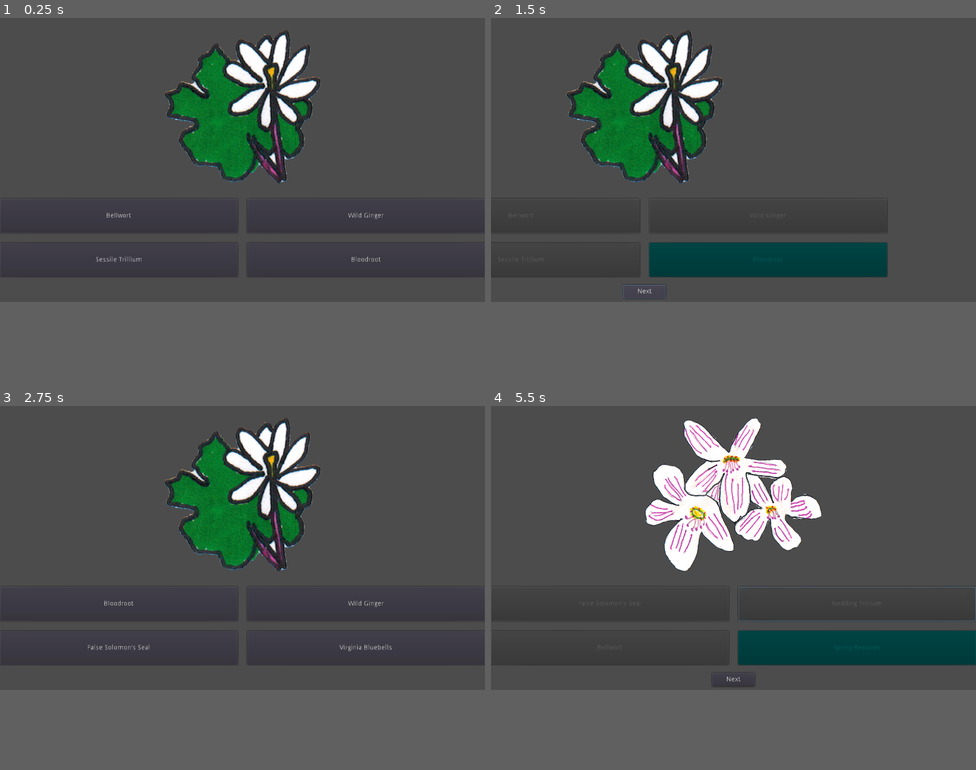
Above: before the commit, frames 1-4 (two rows, left to right).
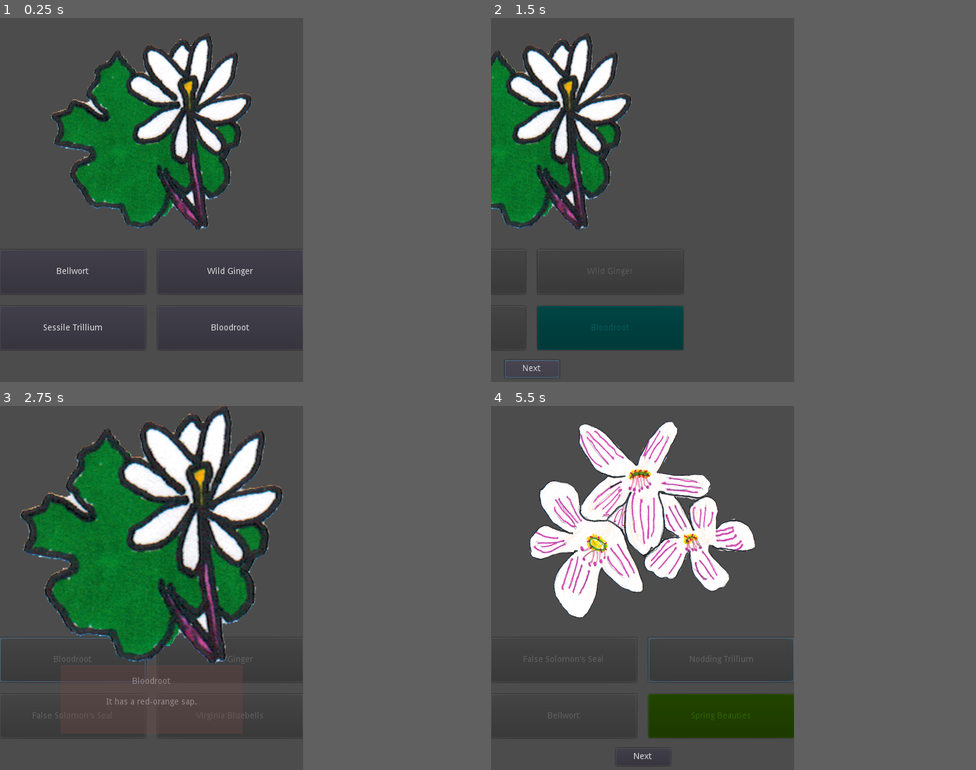
Above: after the commit, the same moments.

Repository: the-g-force/2021-April
Game: Godot game, scene res://src/GameFrame.tscn
Two runs of this game, one before a commit and one after it. Both use one fixed random seed, a clock stepped at 60 frames per second and the inputs below. This scene is started directly instead of the project's main scene.
Inputs (mouse positions are in pixels of both pictures, inside the frame that each line leads up to):
- Up to frame 1 (0.25 s): no input
- Up to frame 2 (1.5 s): click "Bellwort" at 0.5 s; click "Next" at 1.25 s
- Up to frame 3 (2.75 s): click (116, 602) at 2 s, where only the run after the commit has a clickable "Bloodroot"
- Up to frame 4 (5.5 s): click (854, 602) at 2.75 s, where only the run before the commit has a clickable "Wild Ginger"; click "Next" at 3.5 s; click (607, 602) at 4.25 s, where only the run after the commit has a clickable "False Solomon's Seal"; click (854, 602) at 5 s, where only the run before the commit has a clickable "Nodding Trillium"
In our replay, the window is 800x468 before the commit and 500x600 after it. These sizes can differ from the game's own. Grey fills any space a smaller window leaves; there, only what the larger window draws over its background counts as a difference.

The runs differ from the first frame. In frame 1, 19% of the frame differs, in the area x 0-80%, y 3-86%; in frame 2, 26%; in frame 3, 27%, in the area x 0-81%, y 0-86%; in frame 4, 25%.

Commit message:
Reduce screen width to 500

Diff:
--- a/project/project.godot
+++ b/project/project.godot
@@ -10,7 +10,6 @@
 
 _global_script_classes=[  ]
 _global_script_class_icons={
-
 }
 
 [application]
@@ -25,6 +24,7 @@
 
 [display]
 
+window/size/width=500
 window/stretch/mode="2d"
 window/stretch/aspect="keep"
 
--- a/project/src/GameFrame.tscn
+++ b/project/src/GameFrame.tscn
@@ -5,6 +5,7 @@
 
 [sub_resource type="Animation" id=1]
 resource_name = "FlyOut"
+length = 0.5
 tracks/0/type = "value"
 tracks/0/path = NodePath("CanvasLayer:offset")
 tracks/0/interp = 1
@@ -12,10 +13,10 @@
 tracks/0/imported = false
 tracks/0/enabled = true
 tracks/0/keys = {
-"times": PoolRealArray( 0, 1 ),
+"times": PoolRealArray( 0, 0.5 ),
 "transitions": PoolRealArray( 1, 1 ),
 "update": 0,
-"values": [ Vector2( 0, 0 ), Vector2( -1024, 0 ) ]
+"values": [ Vector2( 0, 0 ), Vector2( -500, 0 ) ]
 }
 
 [node name="GameFrame" type="Control"]
--- a/project/src/GuessingGame.tscn
+++ b/project/src/GuessingGame.tscn
@@ -53,7 +53,7 @@
 "times": PoolRealArray( 0, 0.5 ),
 "transitions": PoolRealArray( 1, 1 ),
 "update": 0,
-"values": [ Vector2( 1024, 325 ), Vector2( 1024, 426 ) ]
+"values": [ Vector2( 500, 325 ), Vector2( 500, 426 ) ]
 }
 tracks/4/type = "value"
 tracks/4/path = NodePath("FlowerImage:rect_position")
@@ -89,23 +89,23 @@
 }
 
 [node name="GuessButton1" parent="ButtonGrid" instance=ExtResource( 4 )]
-margin_right = 502.0
+margin_right = 240.0
 margin_bottom = 72.0
 
 [node name="GuessButton2" parent="ButtonGrid" instance=ExtResource( 4 )]
-margin_left = 522.0
-margin_right = 1024.0
+margin_left = 260.0
+margin_right = 500.0
 margin_bottom = 72.0
 
 [node name="GuessButton3" parent="ButtonGrid" instance=ExtResource( 4 )]
 margin_top = 92.0
-margin_right = 502.0
+margin_right = 240.0
 margin_bottom = 164.0
 
 [node name="GuessButton4" parent="ButtonGrid" instance=ExtResource( 4 )]
-margin_left = 522.0
+margin_left = 260.0
 margin_top = 92.0
-margin_right = 1024.0
+margin_right = 500.0
 margin_bottom = 164.0
 
 [node name="AnimationPlayer" type="AnimationPlayer" parent="."]
@@ -161,9 +161,9 @@
 
 [node name="NextButton" type="Button" parent="."]
 visible = false
-margin_left = 466.755
+margin_left = 205.951
 margin_top = 564.0
-margin_right = 556.755
+margin_right = 295.951
 margin_bottom = 593.0
 text = "Next"
 __meta__ = {
@@ -172,7 +172,7 @@
 
 [node name="FlowerImage" type="TextureRect" parent="."]
 margin_top = 25.0
-margin_right = 1024.0
+margin_right = 500.0
 margin_bottom = 350.0
 texture = ExtResource( 2 )
 expand = true
